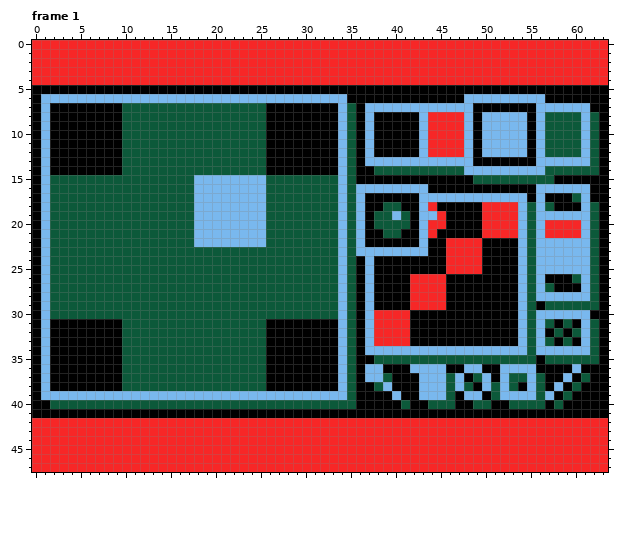
One commit to this pixel-art file: mockups/sprite_editor_mockup.aseprite. The picture above is the old version.
64x48 pixels, 1 frame. Shown: frame 1. The commit also changed other frames, which this record leaves out.
The same view after the edit:
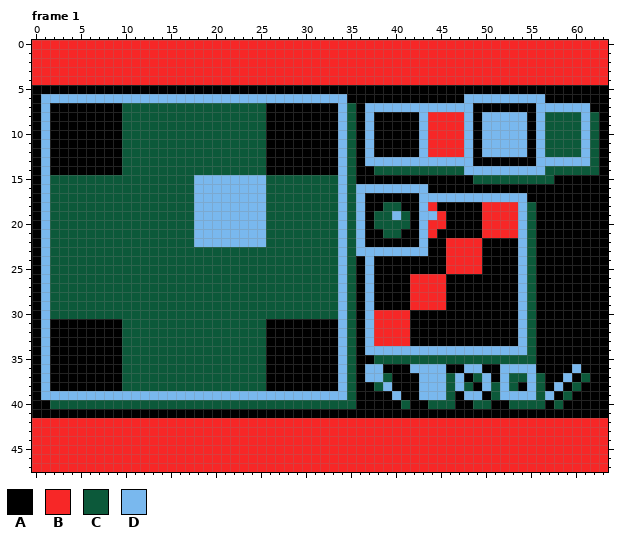
Palette (. is transparent): A #000000  B #f72727  C #0c593a  D #79b8ee
What changed:
Frame 1, layer "Background":
Colour B becomes colour A in rows 20 to 21 at x 57 to 60.
Colour C becomes colour A in row 17 at x 60; in row 18 at x 57 and 62; in rows 19 to 25 at x 62; in row 26 at x 60 and 62; in row 27 at x 57 and 62; in row 28 at x 62.
Colour C becomes colour A in row 29 at x 57 to 62; in row 31 at x 57, 59 and 62; in row 32 at x 58, 60 and 62; in row 33 at x 57, 59 and 62; in row 34 at x 62; in row 35 at x 57 to 62.
Colour D becomes colour A in row 16 at x 56 to 61; in rows 17 to 18 at x 56 and 61; in row 19 at x 56 to 61; in rows 20 to 21 at x 56 and 61; in rows 22 to 25 at x 56 to 61; in rows 26 to 27 at x 56 and 61.
Colour D becomes colour A in row 28 at x 56 to 61; in row 30 at x 56 to 61; in rows 31 to 33 at x 56 and 61; in row 34 at x 56 to 61.
Where, in picture pixels (left, top, right, bottom), the same in both pictures:
changed: (536, 184, 599, 364)
